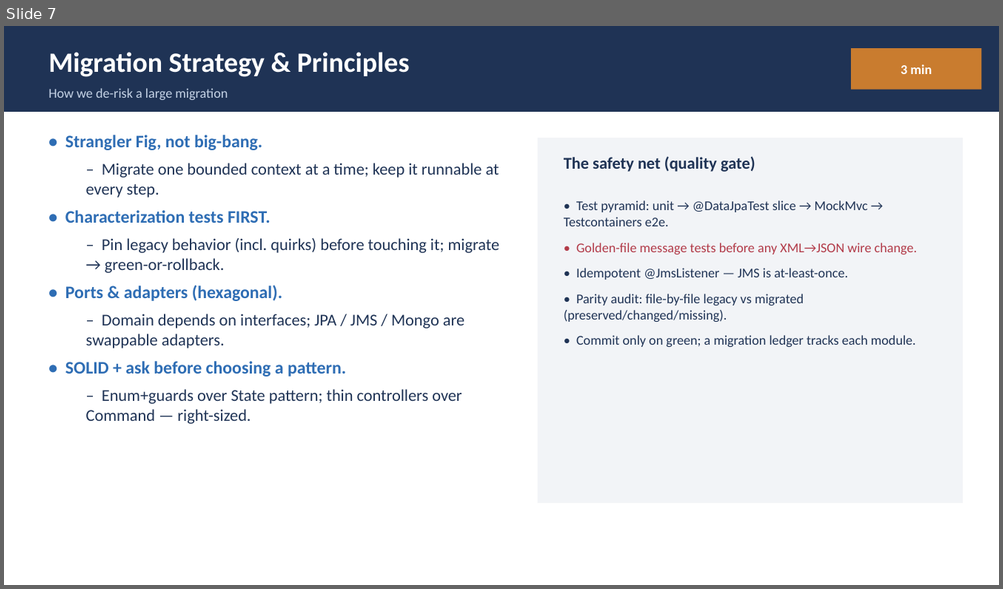
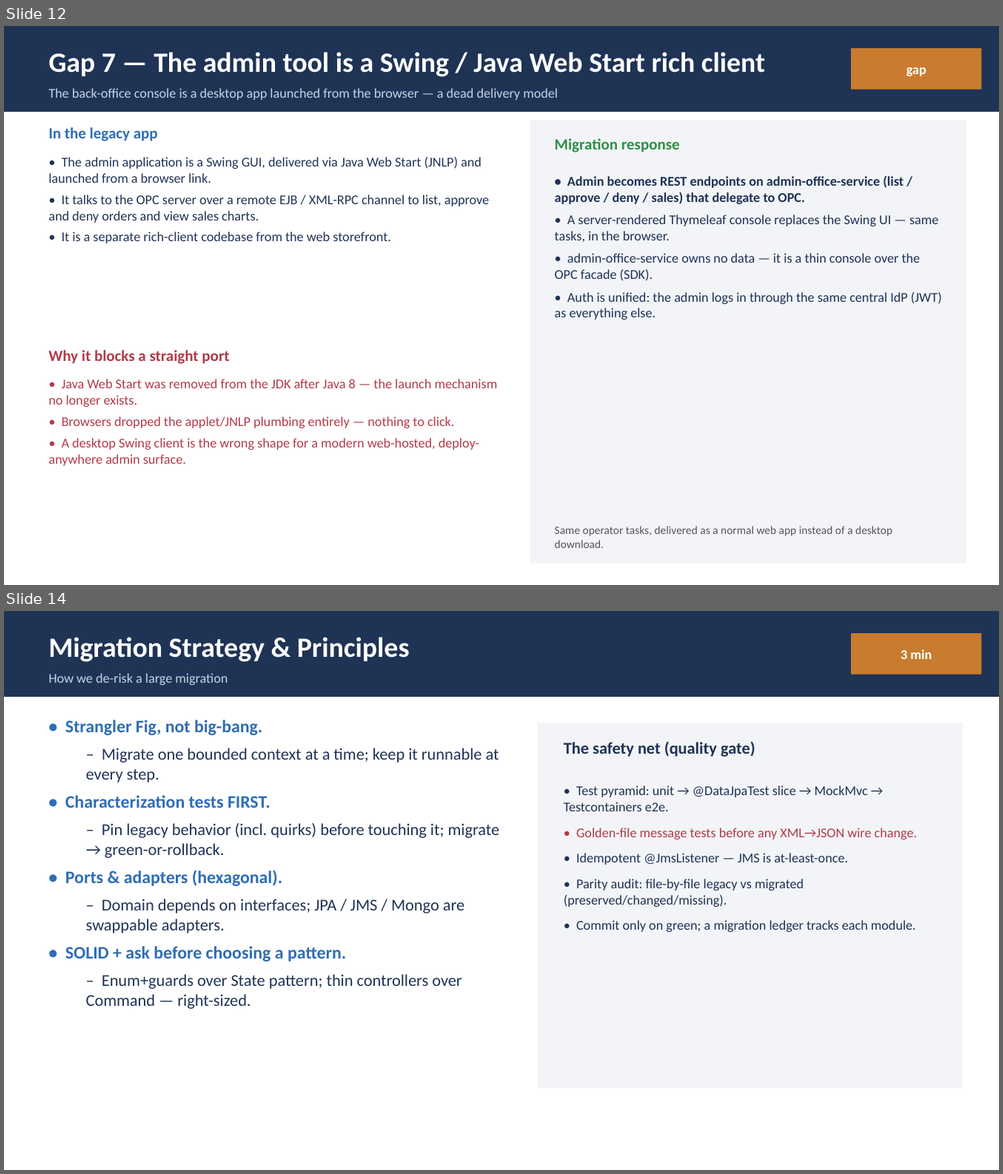
Before and after one commit to Vishak-94/pet-store, a slide deck: docs/PetStore_Demo_45min.pptx. Shown one above the other, each under a label of ours: slide 7 before the commit, slides 12 and 14 after it; the slides between them are not shown. The pictures are 1003x589 and 1003x1174 pixels, drawn with LibreOffice and Linux fonts; fonts in the diff are those of the drawing. Boxes give left, top, right and bottom in pixels: in the first picture for what was removed or moved away, otherwise in the second. Text is boxed around its words. In the diff, an @@ line names an element or a change of style, - is before the commit and + after.

Commit message:
Expand legacy gaps into one detailed slide per gap
Replace the single cramped gaps table + EJB-only primer with:
 - an overview slide listing all 8 gaps, then
 - one full slide per gap (gap_slide helper): what it was in the legacy
   app, why it blocks a straight port, and the migration response, each
   with several detailed bullets.

Gap 2 folds the EJB primer in (session/entity-CMP/MDB + bean-by-bean
Spring mapping). Gaps: J2EE-1.3 EAR/Sun-RI, EJB 2.x, XML-over-JMS,
shared Cloudscape DB, 3-MDB+WAF status, implicit container locking,
Swing/JWS admin, parallel SOAP build. Deck now 26 slides; agenda
gaps section retimed 4->8 min. No shape overflow.

```diff
--- a/docs/PetStore_Demo_45min.pptx
+++ b/docs/PetStore_Demo_45min.pptx
@@ slide 12 added at (x1=4, y1=26, x2=999, y2=585), background #FFFFFF @@
@@ rectangle added at (x1=4, y1=26, x2=999, y2=112), fill #1F3355 @@
@@ text added at (x1=48, y1=52, x2=765, y2=77), 27 pt, text #FFFFFF, bold @@
+Gap 7 — The admin tool is a Swing / Java Web Start rich client
@@ rectangle added at (x1=851, y1=48, x2=982, y2=90), fill #C97C2F @@
@@ text added at (x1=906, y1=67, x2=926, y2=76), 13 pt, text #FFFFFF, bold @@
+gap
@@ text added at (x1=48, y1=88, x2=558, y2=100), 13 pt, text #C5D3E6 @@
+The back-office console is a desktop app launched from the browser — a dead delivery model
@@ text added at (x1=48, y1=127, x2=158, y2=141), 15 pt, text #2E6DB4, bold @@
+In the legacy app
@@ rectangle added at (x1=530, y1=120, x2=967, y2=564), fill #F2F4F7 @@
@@ text added at (x1=48, y1=157, x2=489, y2=244), 13 pt, text #1F3355 @@
+• The admin application is a Swing GUI, delivered via Java Web Start (JNLP) and launched from a browser link.
+• It talks to the OPC server over a remote EJB / XML-RPC channel to list, approve and deny orders and view sales charts.
+• It is a separate rich-client codebase from the web storefront.
@@ text added at (x1=555, y1=138, x2=680, y2=153), 15 pt, text #2F8F46, bold @@
+Migration response
@@ text added at (x1=555, y1=176, x2=942, y2=320), 13 pt, text #1F3355 @@
+• Admin becomes REST endpoints on admin-office-service (list / approve / deny / sales) that delegate to OPC.
+• A server-rendered Thymeleaf console replaces the Swing UI — same tasks, in the browser.
+• admin-office-service owns no data — it is a thin console over the OPC facade (SDK).
+• Auth is unified: the admin logs in through the same central IdP (JWT) as everything else.
@@ text added at (x1=48, y1=350, x2=229, y2=364), 15 pt, text #B23A48, bold @@
+Why it blocks a straight port
@@ text added at (x1=48, y1=379, x2=498, y2=466), 13 pt, text #B23A48 @@
+• Java Web Start was removed from the JDK after Java 8 — the launch mechanism no longer exists.
+• Browsers dropped the applet/JNLP plumbing entirely — nothing to click.
+• A desktop Swing client is the wrong shape for a modern web-hosted, deploy-anywhere admin surface.
@@ text added at (x1=555, y1=526, x2=892, y2=548), 11 pt, text #555555 @@
+Same operator tasks, delivered as a normal web app instead of a desktop download.
@@ what was slide 7 is now slide 14 @@
```
Also in this commit, not shown: 2 slides changed, 7 other slides added, 1 slide removed, 1 other file.
